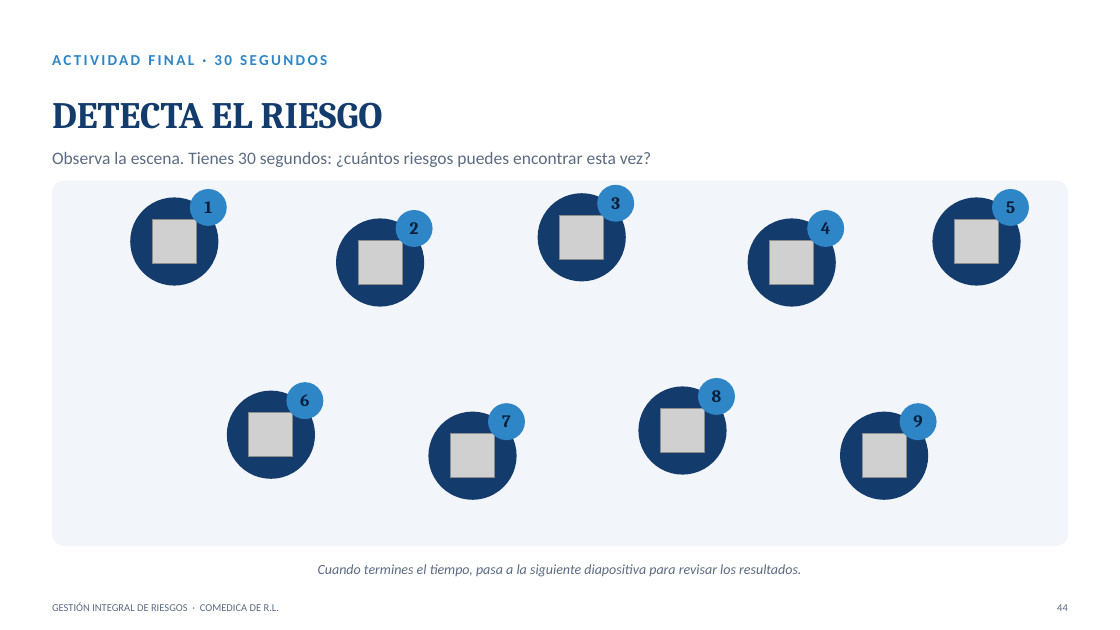
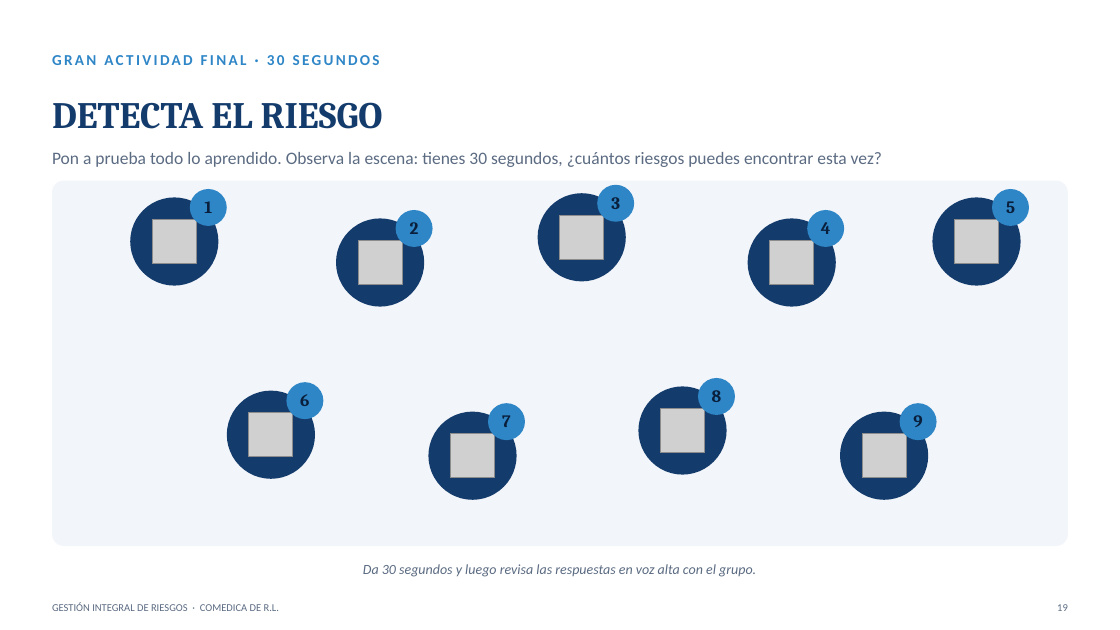
Before and after one commit to menjivar201280/riesgo, a slide deck: slide 19 of capacitacion-riesgos-2025/CAPACITACION_RIESGOS_2025.pptx (slide 44 before the commit). Drawn at 1120x630 pixels with LibreOffice and Linux fonts; fonts in the diff are those of the drawing; grey boxes stand for pictures. Boxes give left, top, right and bottom in pixels: in the first picture for what was removed or moved away, otherwise in the second. Text is boxed around its words. In the diff, an @@ line names an element or a change of style, - is before the commit and + after.

```diff
--- a/capacitacion-riesgos-2025/CAPACITACION_RIESGOS_2025.pptx
+++ b/capacitacion-riesgos-2025/CAPACITACION_RIESGOS_2025.pptx
@@ text at (52, 55, 380, 65): text changed @@
-ACTIVIDAD FINAL · 30 SEGUNDOS
+GRAN ACTIVIDAD FINAL · 30 SEGUNDOS
@@ text at (52, 152, 882, 167): text changed @@
-Observa la escena. Tienes 30 segundos: ¿cuántos riesgos puedes encontrar esta vez?
+Pon a prueba todo lo aprendido. Observa la escena: tienes 30 segundos, ¿cuántos riesgos puedes encontrar esta vez?
@@ text at (363, 564, 756, 577): text changed @@
-Cuando termines el tiempo, pasa a la siguiente diapositiva para revisar los resultados.
+Da 30 segundos y luego revisa las respuestas en voz alta con el grupo.
@@ text at (1057, 604, 1068, 611): text changed @@
-44
+19
```
Also in this commit, not shown: 16 other slides changed, 1 slide added, 28 slides removed.
